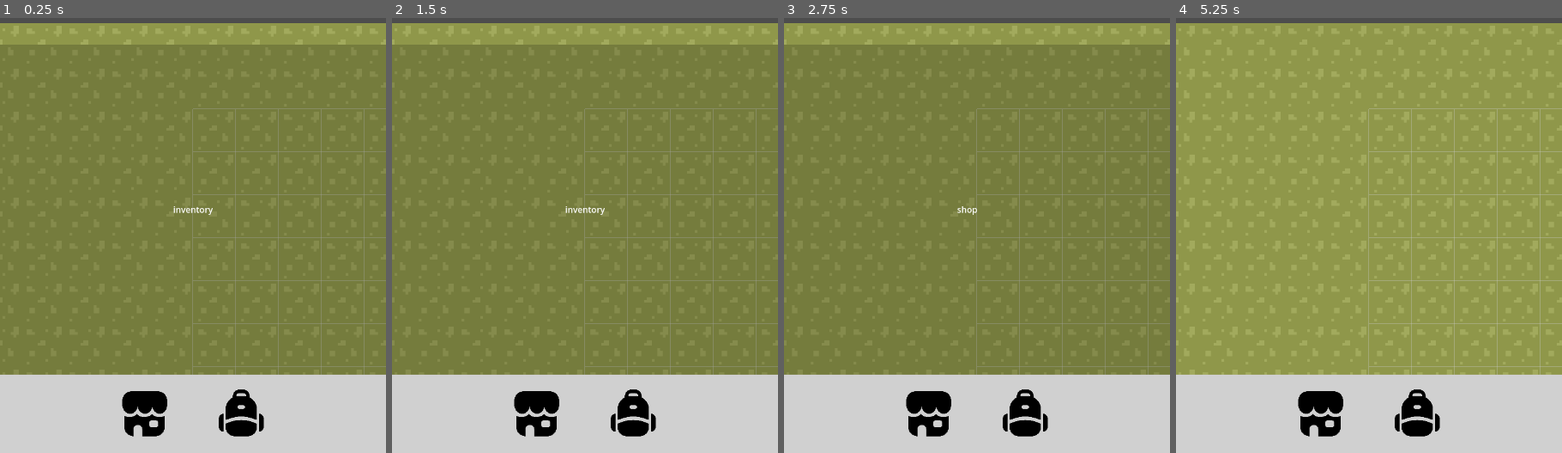
Above: before the commit, frames 1-4 (left to right).
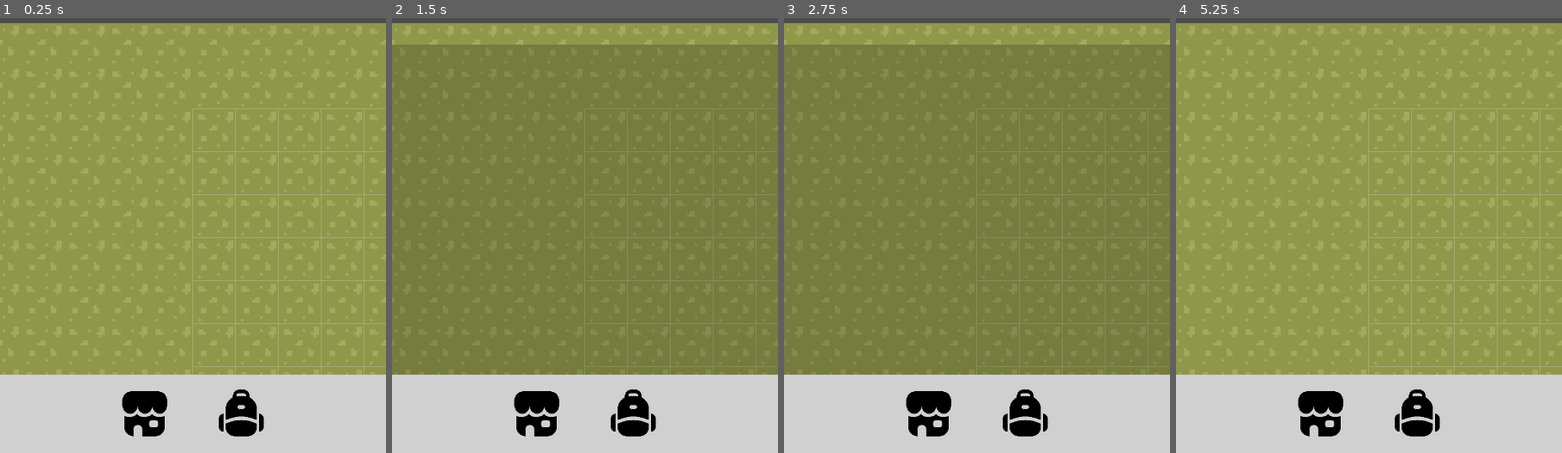
Above: after the commit, the same moments.

Repository: bencerr/Factory-Frontier
Game: Godot game, scene res://scenes/main.tscn
The game is run twice, just before and just after one commit, with the same random seed, the same clock (stepped at 60 frames per second) and the same inputs.
Inputs (mouse positions are in pixels of both pictures, inside the frame that each line leads up to):
- Up to frame 1 (0.25 s): no input
- Up to frame 2 (1.5 s): click (538, 413) at 0.5 s; click (631, 413) at 1.25 s
- Up to frame 3 (2.75 s): click (930, 413) at 2 s
- Up to frame 4 (5.25 s): click (1415, 413) at 2.75 s; click (1322, 413) at 3.5 s; click (1415, 413) at 4.25 s; tap Enter at 5 s; move the mouse to (1453, 74) at 5.02 s; click (1453, 74) at 5.1 s

The runs differ from the first frame. In frame 1, 76% of the frame differs, in the area x 0-100%, y 6-83%; in frame 2, less than 0.1%; in frame 3, less than 0.1%; in frame 4, nothing differs.
Error after the commit: Out of bounds get index '0' (on base: 'Array[ItemData]') (res://scripts/player.gd:46)

Commit message:
item placement ui

Diff:
--- a/project.godot
+++ b/project.godot
@@ -19,6 +19,7 @@
 
 SaveHandler="*res://scripts/save data/save_handler.gd"
 GameData="*res://scripts/game_data.gd"
+Player="*res://scripts/player.gd"
 
 [display]
 
--- a/scenes/item_placement.tscn
+++ b/scenes/item_placement.tscn
@@ -1,7 +1,7 @@
 [gd_scene load_steps=4 format=3 uid="uid://cviq7kt3r4xhk"]
 
 [ext_resource type="Script" path="res://scripts/item_placement.gd" id="1_bncsx"]
-[ext_resource type="PackedScene" uid="uid://buiikly52efer" path="res://scenes/conveyor.tscn" id="2_t21ii"]
+[ext_resource type="PackedScene" uid="uid://buiikly52efer" path="res://scenes/items/conveyor.tscn" id="2_t21ii"]
 [ext_resource type="PackedScene" uid="uid://kk7fsdl0e5y1" path="res://scenes/grid_lines.tscn" id="3_a0a36"]
 
 [node name="ItemPlacement" type="Node2D"]
--- /dev/null
+++ b/scenes/ui/item.tscn
@@ -0,0 +1,73 @@
+[gd_scene load_steps=7 format=3 uid="uid://bx4o11nn7mvlv"]
+
+[ext_resource type="Script" path="res://scripts/ui/ui_item.gd" id="1_adnxo"]
+[ext_resource type="Texture2D" uid="uid://dsvowh2gxsb40" path="res://sprites/tilesets/conveyor.png" id="1_qbv7g"]
+[ext_resource type="FontFile" uid="uid://cyiv5u0h8rkyq" path="res://fonts/Inter-VariableFont_slnt,wght.ttf" id="3_s3pro"]
+
+[sub_resource type="StyleBoxFlat" id="StyleBoxFlat_hwa1r"]
+bg_color = Color(0.34902, 0.333333, 0.34902, 1)
+
+[sub_resource type="AtlasTexture" id="AtlasTexture_e2ft2"]
+atlas = ExtResource("1_qbv7g")
+region = Rect2(130, 2.08165e-12, 16, 16)
+
+[sub_resource type="LabelSettings" id="LabelSettings_6h1s6"]
+font = ExtResource("3_s3pro")
+font_size = 18
+shadow_color = Color(0, 0, 0, 0.443137)
+shadow_offset = Vector2(2.08165e-12, 1)
+
+[node name="Control" type="Control"]
+custom_minimum_size = Vector2(90, 90)
+layout_mode = 3
+anchors_preset = 0
+script = ExtResource("1_adnxo")
+
+[node name="Panel" type="Panel" parent="."]
+layout_mode = 1
+anchors_preset = 15
+anchor_right = 1.0
+anchor_bottom = 1.0
+grow_horizontal = 2
+grow_vertical = 2
+theme_override_styles/panel = SubResource("StyleBoxFlat_hwa1r")
+
+[node name="TextureRect" type="TextureRect" parent="."]
+layout_mode = 1
+anchors_preset = 8
+anchor_left = 0.5
+anchor_top = 0.5
+anchor_right = 0.5
+anchor_bottom = 0.5
+offset_left = -38.0
+offset_top = -38.0
+offset_right = 38.0
+offset_bottom = 38.0
+grow_horizontal = 2
+grow_vertical = 2
+texture = SubResource("AtlasTexture_e2ft2")
+expand_mode = 1
+stretch_mode = 4
+
+[node name="TextureButton" type="TextureButton" parent="."]
+layout_mode = 1
+anchors_preset = 15
+anchor_right = 1.0
+anchor_bottom = 1.0
+grow_horizontal = 2
+grow_vertical = 2
+
+[node name="QuantityLabel" type="Label" parent="."]
+layout_mode = 1
+anchors_preset = 2
+anchor_top = 1.0
+anchor_bottom = 1.0
+offset_left = 3.0
+offset_top = -28.0
+offset_right = 43.0
+offset_bottom = -3.0
+grow_vertical = 0
+text = "#"
+label_settings = SubResource("LabelSettings_6h1s6")
+
+[connection signal="pressed" from="TextureButton" to="." method="_on_texture_button_pressed"]
--- a/scenes/ui/ui.tscn
+++ b/scenes/ui/ui.tscn
@@ -1,8 +1,11 @@
-[gd_scene load_steps=6 format=3 uid="uid://5qesdudrl5ii"]
+[gd_scene load_steps=12 format=3 uid="uid://5qesdudrl5ii"]
 
 [ext_resource type="Script" path="res://scripts/ui.gd" id="1_hq2yj"]
 [ext_resource type="Texture2D" uid="uid://3hytavl1qmkd" path="res://sprites/store.png" id="1_lyyx3"]
 [ext_resource type="Texture2D" uid="uid://rdrht2vges1e" path="res://sprites/backpack.png" id="2_862wk"]
+[ext_resource type="FontFile" uid="uid://cyiv5u0h8rkyq" path="res://fonts/Inter-VariableFont_slnt,wght.ttf" id="4_ptkkj"]
+[ext_resource type="Script" path="res://scripts/ui/item_placement_control.gd" id="4_ptp1v"]
+[ext_resource type="Texture2D" uid="uid://0p2yiuo1np6" path="res://sprites/tilesets/icons.png" id="5_r4jy6"]
 
 [sub_resource type="StyleBoxFlat" id="StyleBoxFlat_0l1qm"]
 bg_color = Color(0.815686, 0.815686, 0.815686, 1)
@@ -10,7 +13,20 @@
 [sub_resource type="StyleBoxFlat" id="StyleBoxFlat_otks1"]
 bg_color = Color(0, 0, 0, 0.180392)
 
-[node name="UI" type="Control" node_paths=PackedStringArray("shop_panel", "inv_panel")]
+[sub_resource type="StyleBoxFlat" id="StyleBoxFlat_8sylg"]
+bg_color = Color(0, 0, 0, 0.0784314)
+
+[sub_resource type="LabelSettings" id="LabelSettings_3uxkx"]
+font = ExtResource("4_ptkkj")
+font_size = 32
+shadow_color = Color(0, 0, 0, 0.443137)
+shadow_offset = Vector2(2.08165e-12, 1)
+
+[sub_resource type="AtlasTexture" id="AtlasTexture_ie8w2"]
+atlas = ExtResource("5_r4jy6")
+region = Rect2(2.08165e-12, 2.08165e-12, 16, 16)
+
+[node name="UI" type="Control" node_paths=PackedStringArray("shop_panel", "inv_panel", "inv_container", "placement_control")]
 layout_mode = 3
 anchors_preset = 15
 anchor_right = 1.0
@@ -18,16 +34,17 @@
 grow_horizontal = 2
 grow_vertical = 2
 script = ExtResource("1_hq2yj")
-shop_panel = NodePath("ShopPanel")
-inv_panel = NodePath("InventoryPanel")
+shop_panel = NodePath("ShopControl")
+inv_panel = NodePath("InventoryControl")
+inv_container = NodePath("InventoryControl/MarginContainer/ScrollContainer/GridContainer")
+placement_control = NodePath("ItemPlacementControl")
 
 [node name="TabControl" type="Control" parent="."]
 layout_mode = 1
-anchors_preset = 12
-anchor_top = 1.0
-anchor_right = 1.0
-anchor_bottom = 1.0
-offset_top = -146.0
+anchor_top = 0.886
+anchor_right = 1.0
+anchor_bottom = 1.0
+offset_top = -0.0800476
 grow_horizontal = 2
 grow_vertical = 0
 
@@ -70,7 +87,47 @@
 ignore_texture_size = true
 stretch_mode = 5
 
-[node name="InventoryPanel" type="Control" parent="."]
+[node name="InventoryControl" type="Control" parent="."]
+visible = false
+layout_mode = 1
+anchor_top = 0.406
+anchor_right = 1.0
+anchor_bottom = 0.886
+offset_top = 0.319977
+offset_bottom = -0.0801697
+grow_horizontal = 2
+grow_vertical = 0
+
+[node name="Panel" type="Panel" parent="InventoryControl"]
+layout_mode = 1
+anchors_preset = 15
+anchor_right = 1.0
+anchor_bottom = 1.0
+grow_horizontal = 2
+grow_vertical = 2
+theme_override_styles/panel = SubResource("StyleBoxFlat_otks1")
+
+[node name="MarginContainer" type="MarginContainer" parent="InventoryControl"]
+layout_mode = 1
+anchors_preset = 15
+anchor_right = 1.0
+anchor_bottom = 1.0
+grow_horizontal = 2
+grow_vertical = 2
+theme_override_constants/margin_left = 10
+theme_override_constants/margin_top = 10
+theme_override_constants/margin_right = 10
+theme_override_constants/margin_bottom = 10
+
+[node name="ScrollContainer" type="ScrollContainer" parent="InventoryControl/MarginContainer"]
+layout_mode = 2
+
+[node name="GridContainer" type="GridContainer" parent="InventoryControl/MarginContainer/ScrollContainer"]
+layout_mode = 2
+columns = 7
+
+[node name="ShopControl" type="Control" parent="."]
+visible = false
 layout_mode = 1
 anchor_top = 0.417
 anchor_right = 1.0
@@ -80,7 +137,7 @@
 grow_horizontal = 2
 grow_vertical = 0
 
-[node name="Panel" type="Panel" parent="InventoryPanel"]
+[node name="Panel" type="Panel" parent="ShopControl"]
 layout_mode = 1
 anchors_preset = 15
 anchor_right = 1.0
@@ -89,56 +146,66 @@
 grow_vertical = 2
 theme_override_styles/panel = SubResource("StyleBoxFlat_otks1")
 
-[node name="Label" type="Label" parent="InventoryPanel"]
+[node name="ItemPlacementControl" type="Control" parent="." node_paths=PackedStringArray("name_label", "quantity_label", "item_image")]
+visible = false
+layout_mode = 1
+anchor_top = 0.776
+anchor_right = 1.0
+anchor_bottom = 0.886
+offset_top = -0.280029
+offset_bottom = -0.0799713
+grow_horizontal = 2
+grow_vertical = 0
+script = ExtResource("4_ptp1v")
+name_label = NodePath("VBoxContainer/NameLabel")
+quantity_label = NodePath("VBoxContainer/Quantity")
+item_image = NodePath("ItemImage")
+
+[node name="Panel" type="Panel" parent="ItemPlacementControl"]
+layout_mode = 1
+anchors_preset = 15
+anchor_right = 1.0
+anchor_bottom = 1.0
+grow_horizontal = 2
+grow_vertical = 2
+theme_override_styles/panel = SubResource("StyleBoxFlat_8sylg")
+
+[node name="VBoxContainer" type="VBoxContainer" parent="ItemPlacementControl"]
+layout_mode = 1
+anchors_preset = 4
+anchor_top = 0.5
+anchor_bottom = 0.5
+offset_left = 151.0
+offset_top = -63.5
+offset_right = 697.0
+offset_bottom = 63.5
+grow_vertical = 2
+alignment = 1
+
+[node name="NameLabel" type="Label" parent="ItemPlacementControl/VBoxContainer"]
+layout_mode = 2
+text = "item_name"
+label_settings = SubResource("LabelSettings_3uxkx")
+
+[node name="Quantity" type="Label" parent="ItemPlacementControl/VBoxContainer"]
+layout_mode = 2
+text = "0"
+label_settings = SubResource("LabelSettings_3uxkx")
+
+[node name="ItemImage" type="TextureRect" parent="ItemPlacementControl"]
 layout_mode = 1
 anchors_preset = 8
 anchor_left = 0.5
 anchor_top = 0.5
 anchor_right = 0.5
 anchor_bottom = 0.5
-offset_left = -37.5
-offset_top = -11.5
-offset_right = 37.5
-offset_bottom = 11.5
-grow_horizontal = 2
-grow_vertical = 2
-text = "inventory
-"
-
-[node name="ShopPanel" type="Control" parent="."]
-visible = false
-layout_mode = 1
-anchor_top = 0.417
-anchor_right = 1.0
-anchor_bottom = 0.886
-offset_top = -13.76
-offset_bottom = -0.0800476
-grow_horizontal = 2
-grow_vertical = 0
-
-[node name="Panel" type="Panel" parent="ShopPanel"]
-layout_mode = 1
-anchors_preset = 15
-anchor_right = 1.0
-anchor_bottom = 1.0
-grow_horizontal = 2
-grow_vertical = 2
-theme_override_styles/panel = SubResource("StyleBoxFlat_otks1")
-
-[node name="Label" type="Label" parent="ShopPanel"]
-layout_mode = 1
-anchors_preset = 8
-anchor_left = 0.5
-anchor_top = 0.5
-anchor_right = 0.5
-anchor_bottom = 0.5
-offset_left = -37.5
-offset_top = -11.5
-offset_right = 37.5
-offset_bottom = 11.5
-grow_horizontal = 2
-grow_vertical = 2
-text = "shop"
+offset_left = -347.0
+offset_top = -60.5
+offset_right = -225.0
+offset_bottom = 61.5
+grow_horizontal = 2
+grow_vertical = 2
+texture = SubResource("AtlasTexture_ie8w2")
 
 [connection signal="pressed" from="TabControl/HFlowContainer/ShopButton" to="." method="_on_shop_button_pressed"]
 [connection signal="pressed" from="TabControl/HFlowContainer/InventoryButton" to="." method="_on_inventory_button_pressed"]
--- a/scripts/furnace.gd
+++ b/scripts/furnace.gd
@@ -3,7 +3,7 @@
 
 func process_item(item: Node2D) -> void:
     var ore_value: float = item.get_meta("value")
-    PlayerData.add_money(ore_value)
+    Player.add_money(ore_value)
     item.queue_free()
 
 func can_recieve_item():
--- a/scripts/game_data.gd
+++ b/scripts/game_data.gd
@@ -1,3 +1,22 @@
 extends Node
 
-var grid_size = 16
+var items: Array = [
+	create_item("Conveyor", Vector2i(0,0), "res://scenes/items/conveyor.tscn")
+]
+
+const grid_size: int = 16
+var item_id_counter: int = 0
+
+func create_item(new_name: String, atlas_coords: Vector2i, scene: String) -> ItemData:
+	var id: ItemData = ItemData.new()
+	id.item_name = new_name
+	id.quantity = 0
+	id.texture.atlas = load("res://sprites/tilesets/icons.png")
+	id.texture.region = Rect2(atlas_coords.x * grid_size, atlas_coords.y * grid_size, grid_size, grid_size)
+	id.id = item_id_counter
+	id.scene = load(scene)
+	item_id_counter += 1
+	return id
+
+func _ready() -> void:
+	pass
--- a/scripts/input_handler.gd
+++ b/scripts/input_handler.gd
@@ -1,19 +1,47 @@
 extends Node2D
+class_name InputHandler
+enum INPUT_TYPE {
+	CAMERA,
+	PLACEMENT
+}
+
+signal input_type_changed(change: INPUT_TYPE)
 @export var cam: Camera2D
+var item_placement: ItemPlacement
 
-var moving_camera: bool = false
+var current_input_type: INPUT_TYPE = INPUT_TYPE.CAMERA
 var mouse_origin_pos: Vector2
+var moving_camera: bool
+
+func _on_item_placed(item: ItemData) -> void:
+	if item.quantity <= 0:
+		Player.ui.switch_tab(Player.ui.UI_TAB.INVENTORY)
+		disable_placing()
+
+func enable_placing(inv_index: int) -> void:
+	item_placement.inv_index = inv_index
+	item_placement.enabled = true
+	current_input_type = INPUT_TYPE.PLACEMENT
+	input_type_changed.emit(current_input_type)
+
+func disable_placing() -> void:
+	$ItemPlacement.enabled = false
+	current_input_type = INPUT_TYPE.CAMERA
+	input_type_changed.emit(current_input_type)
 
 func _input(event: InputEvent) -> void:
-	if event.is_action("move_camera"):
+	if event.is_action("move_camera") && current_input_type == INPUT_TYPE.CAMERA:
 		if event.is_pressed():
 			mouse_origin_pos = get_global_mouse_position()
 			moving_camera = true
 		else:
 			moving_camera = false
 
-
 func _process(_delta: float) -> void:
 	if moving_camera:
 		var mouse_delta: Vector2 = get_global_mouse_position() - mouse_origin_pos
 		cam.position = cam.position.lerp(cam.position-mouse_delta, 0.16)
+
+func _ready() -> void:
+	item_placement = $ItemPlacement
+	item_placement.item_placed.connect(_on_item_placed)
--- a/scripts/item_placement.gd
+++ b/scripts/item_placement.gd
@@ -1,8 +1,10 @@
 extends Node2D
 class_name ItemPlacement
-# PackedScene to instance
-@export var scene_to_place : PackedScene
+signal item_placed(item: ItemData)
+
 @onready var tilemap: TileMap = get_node("/root/Main/TileMap")
+
+var inv_index: int
 var enabled: bool = false
 
 func _input(event):
@@ -11,8 +13,12 @@
 		if event.button_index == MOUSE_BUTTON_LEFT:
 			var mouse_pos: Vector2 = get_global_mouse_position()
 			var tile_pos: Vector2i = tilemap.local_to_map(mouse_pos)
+			var item: ItemData = Player.data.inventory[inv_index]
 
-			if scene_to_place:
-				var instance: Node = scene_to_place.instantiate()
+			if item && item.quantity > 0:
+				var instance: Node = item.scene.instantiate()
 				instance.position = tilemap.map_to_local(tile_pos)
 				$PlacedItems.add_child(instance)
+				item.quantity -= 1
+				Player.update_inventory_item(Player.get_item_index(item.item_name), item)
+				item_placed.emit(item)
--- /dev/null
+++ b/scripts/player.gd
@@ -0,0 +1,46 @@
+extends Node
+signal money_changed(change: float)
+signal inventory_changed(id: int)
+
+@onready var input_handler: InputHandler = get_node("/root/Main/InputHandler")
+@onready var item_placement: ItemPlacement = get_node("/root/Main/InputHandler/ItemPlacement")
+@onready var ui: MainInterface = get_node("/root/Main/CanvasLayer/UI")
+var data: PlayerData
+
+func has_item(item_name: String) -> bool:
+	for itm in data.inventory:
+		if itm.item_name == item_name:
+			return true
+	return false
+
+func get_item_index(item_name: String) -> int:
+	for i in range(len(data.inventory)):
+		if data.inventory[i].item_name == item_name:
+			return i
+	return -1
+
+func get_item(inv_index: int) -> ItemData:
+	return data.inventory[inv_index]
+
+func get_item_by_name(item_name: String) -> ItemData:
+	return data.inventory[get_item_index(item_name)]
+
+func update_inventory_item(item_id: int, item: ItemData) -> bool:
+	var inventory_indx: int = get_item_index(item.item_name)
+	if inventory_indx == item_id:
+		data.inventory[inventory_indx] = item
+		inventory_changed.emit(inventory_indx)
+		return true
+	else:
+		return false
+
+func add_money(amount: float) -> void:
+	data.money += amount
+	money_changed.emit(amount)
+
+func money_display(_money: float) -> void:
+	print(data.money)
+
+func _ready() -> void:
+	money_changed.connect(money_display)
+	data.inventory[0].quantity += 4
--- a/scripts/save data/item_data.gd
+++ b/scripts/save data/item_data.gd
@@ -3,3 +3,6 @@
 
 @export var item_name: String = ""
 @export var quantity: int = 0
+@export var texture: AtlasTexture = AtlasTexture.new()
+@export var id: int = 0
+@export var scene: PackedScene = null
--- a/scripts/save data/player_data.gd
+++ b/scripts/save data/player_data.gd
@@ -2,4 +2,4 @@
 class_name PlayerData
 
 @export var money: float
-@export var inventory: PlayerInventory
+@export var inventory: Array[ItemData]
--- a/scripts/save data/player_inventory.gd
+++ /dev/null
@@ -1,4 +0,0 @@
-extends Resource
-class_name PlayerInventory
-
-@export var data: Array[ItemData]
--- a/scripts/save data/save_handler.gd
+++ b/scripts/save data/save_handler.gd
@@ -1,15 +1,6 @@
 extends Node
-signal money_changed(change: float)
 
 const save_path: String = "user://Factory_Frontier.res"
-var player_data: PlayerData
-
-func add_money(amount: float) -> void:
-	player_data.money += amount
-	money_changed.emit(amount)
-
-func money_display(_money: float) -> void:
-	print(player_data.money)
 
 func load_data() -> Resource:
 	if ResourceLoader.exists(save_path):
@@ -17,7 +8,7 @@
 
 	print("new save file")
 	var data: PlayerData = PlayerData.new()
-	data.inventory = PlayerInventory.new()
+	data.inventory = []
 	return data
 
 func save_data(data) -> void:
@@ -28,11 +19,11 @@
 func _ready() -> void:
 	var data: Resource = load_data()
 	if data is PlayerData:
-		player_data = data
-	money_changed.connect(money_display)
-	print(player_data.inventory)
+		Player.data = data
+	else:
+		print_debug("Error loading data")
 
 func _notification(what):
 	if what == NOTIFICATION_WM_CLOSE_REQUEST or what == NOTIFICATION_WM_GO_BACK_REQUEST:
-		save_data(player_data)
+		save_data(Player.data)
 		get_tree().quit()
--- a/scripts/ui.gd
+++ b/scripts/ui.gd
@@ -1,4 +1,5 @@
 extends Control
+class_name MainInterface
 enum UI_TAB {
 	NONE,
 	SHOP,
@@ -7,8 +8,25 @@
 
 @export var shop_panel: Control
 @export var inv_panel: Control
+@export var inv_container: Control
+@export var placement_control: Control
 
 var current_tab: UI_TAB = UI_TAB.NONE
+
+func _on_input_type_changed(input_typ: InputHandler.INPUT_TYPE) -> void:
+	match input_typ:
+		InputHandler.INPUT_TYPE.CAMERA:
+			placement_control.visible = false
+		InputHandler.INPUT_TYPE.PLACEMENT:
+			placement_control.update()
+			placement_control.visible = true
+
+func refresh_inventory() -> void:
+	var template: PackedScene = load("res://scenes/ui/item.tscn")
+	for item_data in Player.data.inventory:
+		var control: UI_Item = template.instantiate()
+		control.item_name = item_data.item_name
+		inv_container.add_child(control)
 
 func switch_tab(tab: UI_TAB) -> void:
 	if current_tab == tab:
@@ -32,3 +50,7 @@
 
 func _on_shop_button_pressed() -> void:
 	switch_tab(UI_TAB.SHOP)
+
+func _ready() -> void:
+	Player.input_handler.input_type_changed.connect(_on_input_type_changed)
+	refresh_inventory()
--- /dev/null
+++ b/scripts/ui/item_placement_control.gd
@@ -0,0 +1,17 @@
+extends Control
+
+@export var name_label: Label
+@export var quantity_label: Label
+@export var item_image: TextureRect
+
+func update() -> void:
+	var data: ItemData = Player.data.inventory[Player.item_placement.inv_index]
+	name_label.text = data.item_name
+	quantity_label.text = str(data.quantity)
+	item_image.texture = data.texture
+
+func _on_item_placed(_item: ItemData) -> void:
+	update()
+
+func _ready() -> void:
+	Player.item_placement.item_placed.connect(_on_item_placed)
--- /dev/null
+++ b/scripts/ui/ui_item.gd
@@ -0,0 +1,24 @@
+extends Control
+class_name UI_Item
+
+var item_name: String
+
+func update() -> void:
+	var data: ItemData = Player.get_item_by_name(item_name)
+	$TextureRect.texture = data.texture
+	$QuantityLabel.text = str(data.quantity)
+	if data.quantity <= 0:
+		visible = false
+
+func _ready() -> void:
+	update()
+	Player.inventory_changed.connect(_on_inventory_changed)
+
+func _on_inventory_changed(id: int) -> void:
+	if id == Player.get_item_index(item_name):
+		update()
+
+func _on_texture_button_pressed() -> void:
+	var input_handler: InputHandler = Player.input_handler
+	input_handler.enable_placing(Player.get_item_index(item_name))
+	Player.ui.switch_tab(Player.ui.UI_TAB.NONE)
Binary file added: fonts/Inter-VariableFont_slnt,wght.ttf
Not shown, added: fonts/Inter-VariableFont_slnt,wght.ttf.import
Renamed: scenes/conveyor.tscn -> scenes/items/conveyor.tscn
Renamed: scenes/dropper.tscn -> scenes/items/dropper.tscn
Renamed: scenes/Furnace.tscn -> scenes/items/furnace.tscn
Binary file added: sprites/tilesets/icons.aseprite
Binary file added: sprites/tilesets/icons.png
Not shown, added: sprites/tilesets/icons.png.import
